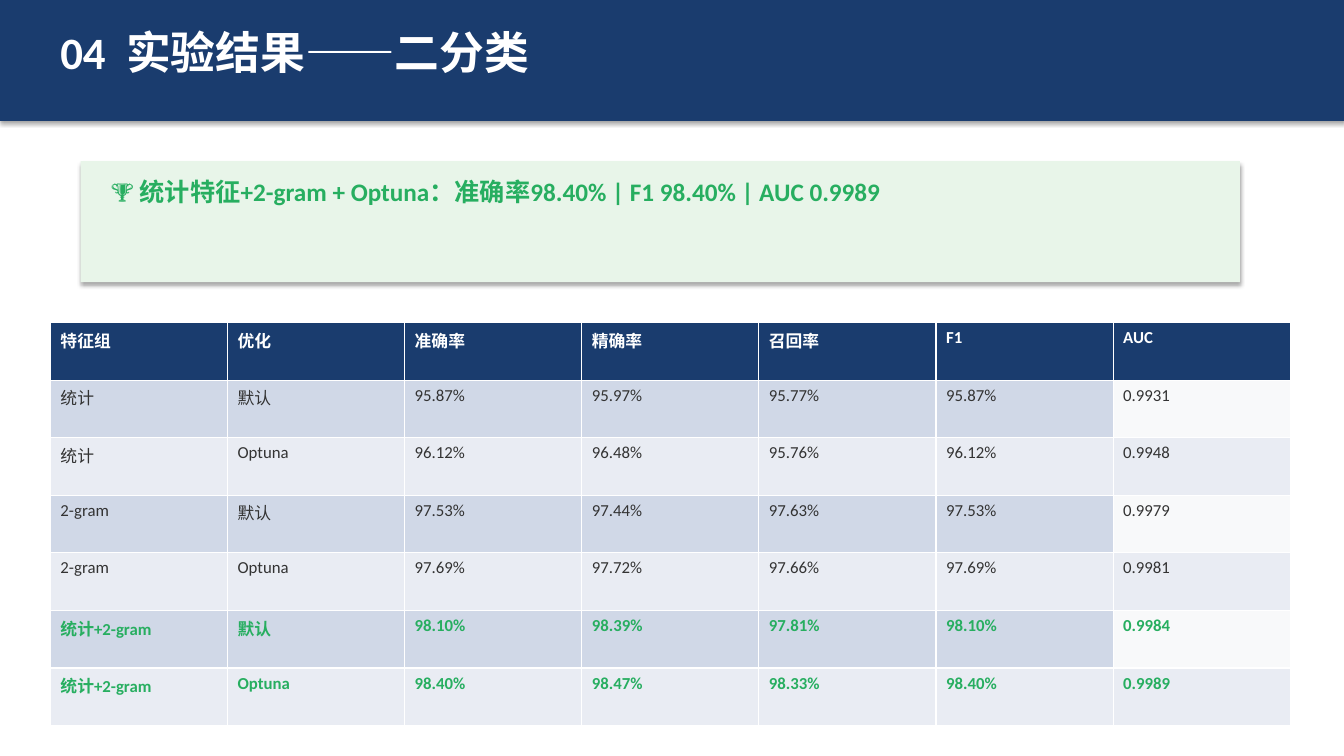
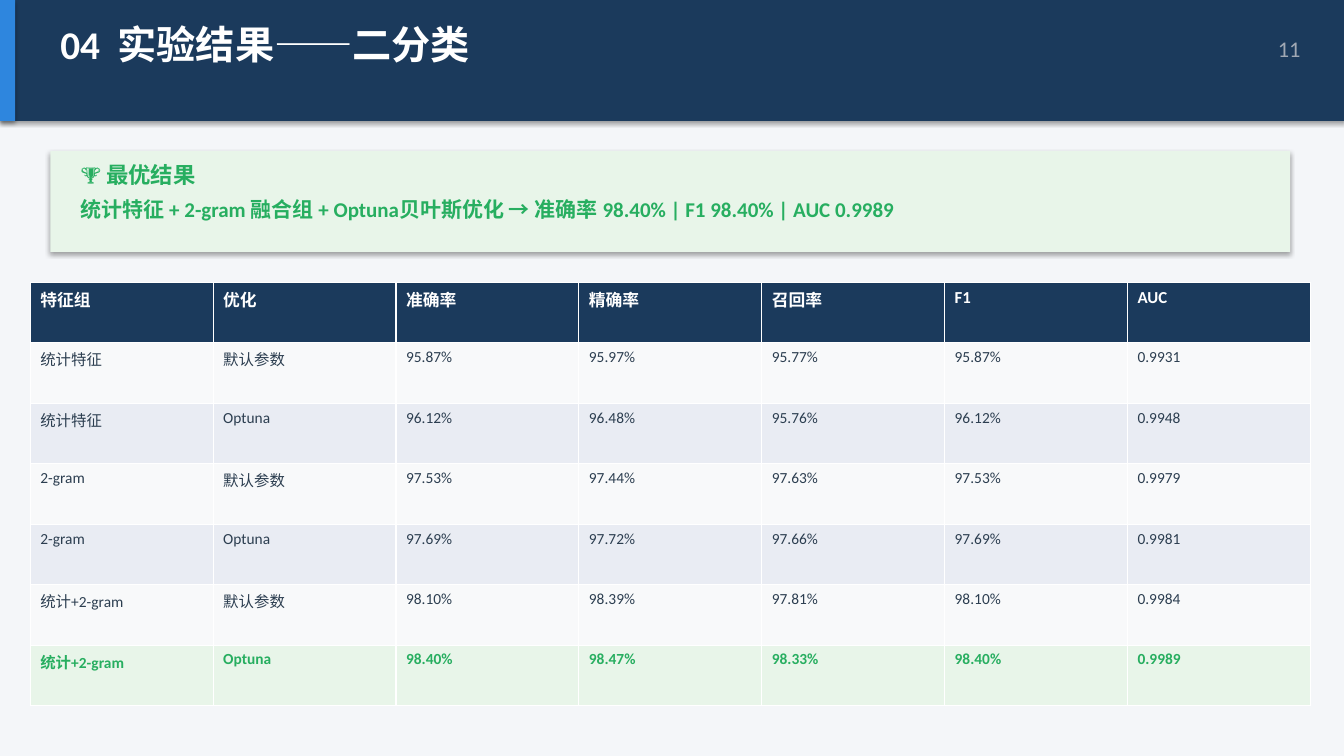
Before and after one commit to sweeete/Cloud-Security-Study, a slide deck: slide 10 of Graduation-Project/毕业答辩PPT.pptx (slide 7 before the commit). Drawn at 1344x756 pixels with LibreOffice and Linux fonts; fonts in the diff are those of the drawing. Boxes give left, top, right and bottom in pixels: in the first picture for what was removed or moved away, otherwise in the second. Text is boxed around its words. In the diff, an @@ line names an element or a change of style, - is before the commit and + after.

Commit message:
feat: 优化毕业答辩PPT（16页专业排版）+ 答辩稿
- 深色封面+浅色正文配色方案
- 16:9宽屏比例，13.33x7.5英寸
- 统一顶部标题栏+页码
- 表格带高亮行/交替色
- 卡片式布局，信息分层清晰

```diff
--- a/Graduation-Project/毕业答辩PPT.pptx
+++ b/Graduation-Project/毕业答辩PPT.pptx
@@ background #FFFFFF to #F4F6F9 @@
@@ rectangle at box(0, 0, 1344, 121): fill #1A3C6E to #1B3A5C @@
@@ rectangle added at box(0, 0, 15, 121), fill #2E86DE @@
@@ text "04 实验结果——二分类" at box(60, 25, 470, 63): size 32 to 28 pt @@
@@ text added at box(1278, 42, 1301, 57), 16 pt, text #A0A8B4 @@
+11
@@ rectangle: place and size @@
-rectangle at box(81, 161, 1240, 282)
+rectangle at box(50, 151, 1291, 252)
@@ text added at box(106, 164, 195, 185), 16 pt, text #27AE60, bold @@
+🏆 最优结果
@@ text at box(80, 199, 894, 221): text changed; size 18 to 15 pt @@
-🏆 统计特征+2-gram + Optuna：准确率98.40% | F1 98.40% | AUC 0.9989
+统计特征 + 2-gram 融合组 + Optuna贝叶斯优化 → 准确率 98.40% | F1 98.40% | AUC 0.9989
@@ table at box(30, 282, 1308, 706) @@
-row 2, column 1: 统计
+row 2, column 1: 统计特征
-row 2, column 2: 默认
+row 2, column 2: 默认参数
-row 3, column 1: 统计
+row 3, column 1: 统计特征
-row 4, column 2: 默认
+row 4, column 2: 默认参数
-row 6, column 2: 默认
+row 6, column 2: 默认参数
@@ fill #1A3C6E to #1B3A5C in row 1 @@
@@ fill #D0D8E8 to #F8F9FA in 18 cells @@
@@ fill #E9EDF4 to #E8F5E9 in row 7 @@
@@ size 12 to 11 pt in "95.87%", "95.97%", "95.77%", "95.87%" and 33 more places @@
@@ text colour #333333 to #2C3E50 in "95.87%", "95.97%", "95.77%", "95.87%" and 20 more places @@
@@ text colour #27AE60 to #2C3E50, bold off in "统计+2-gram", "98.10%", "98.39%", "97.81%" and 2 more places @@
@@ table: place and size @@
-table at box(50, 323, 1293, 726)
+table at box(30, 282, 1308, 706)
```
Also in this commit, not shown: 13 other slides changed, 2 slides added, 4 slides removed, 1 other file.
